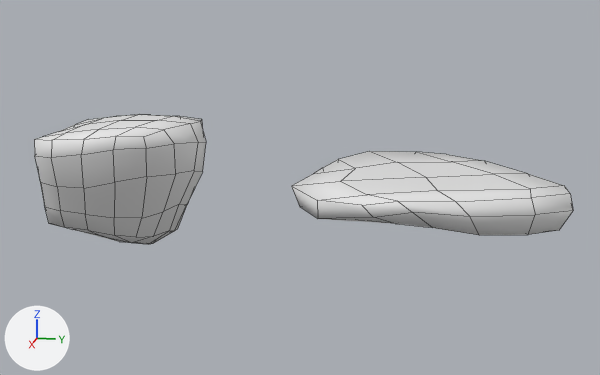
Before and after pictures for a commit that changed the Blender file src/assets/blender_meshes/tutorial/big_platform.blend.
Rendered twice from a 50 mm lens placed at (65.4, 26.8, 11.9), pointed at (2.6, 14.3, -3.8). Every picture has the same lights, and +X, +Y and +Z are marked at lower left. The first picture is the older version. Mesh edges are drawn as thin lines.
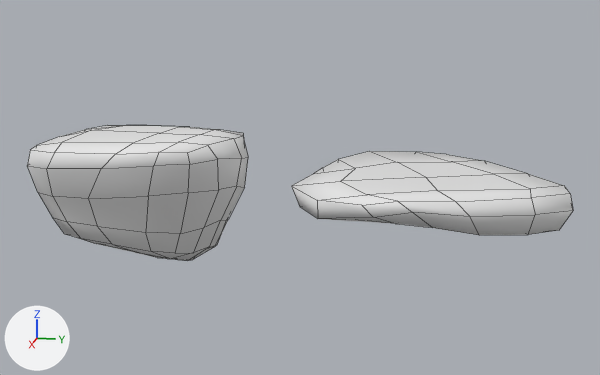
What differs and where, as boxes [x1, y1, x2, y2] in the pictures (600 x 375 px):
'Cube', reshaped, moved (28% wider): before [34, 114, 206, 244]; after [27, 125, 248, 261]

The change in detail:
me_cube_001 is used by ob_cube; location (0.0, 0.0, 0.0).
me_cube_001 had 98 vertices, 96 faces and spanned x -7.07..3.31, y -9.81..4.93, z -11.2..0.63.
me_cube_001 now has 98 vertices, 96 faces and spans x -9.01..3.27, y -13.32..5.85, z -11.2..0.63.
me_cube_001 part 1: 98 of 98 vertices moved; they spanned x -7.07..3.31, y -9.81..4.93, z -11.2..0.63 and now span x -9.01..3.27, y -13.32..5.85, z -11.2..0.63; mean shift (-0.77, -0.52, 0.0).
Object 'Cube' (ob_cube) moves from (0.0, 0.0, 0.0) to (0.97, 3.1, -0.96).
